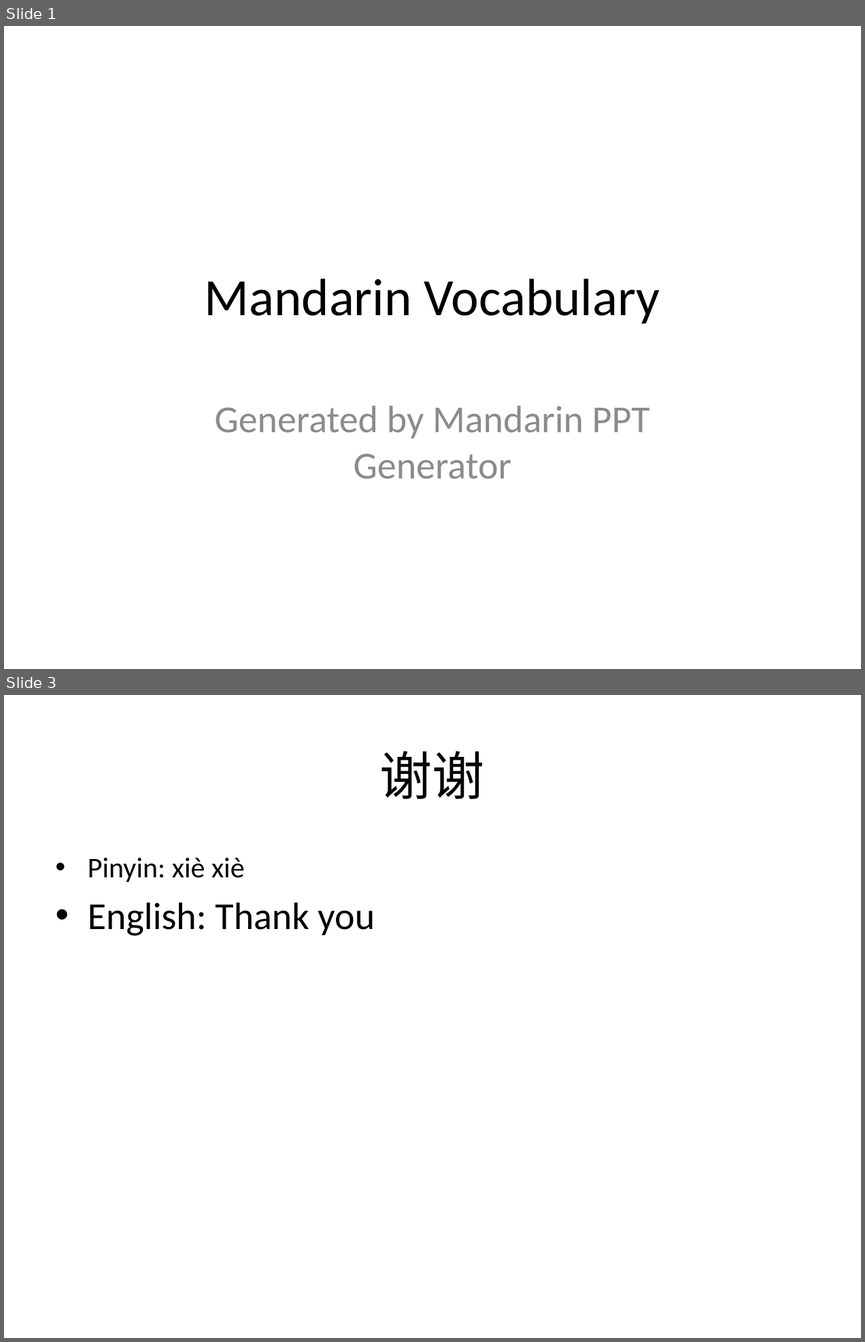
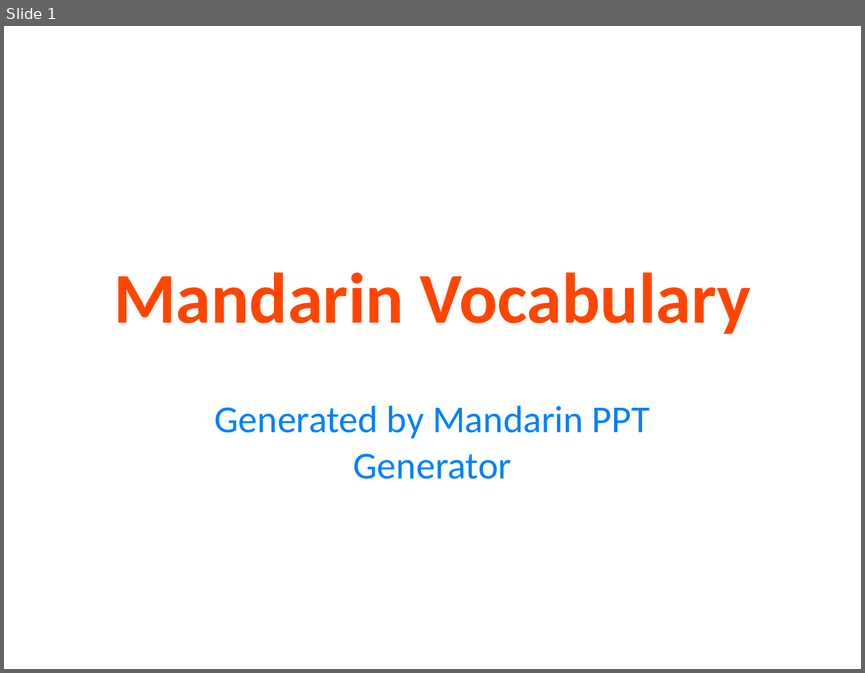
Before and after one commit to t1anzn/Mandarin-PPT-Generator, a slide deck: Mandarin_Vocabulary_PPT.pptx. Shown one above the other, each under a label of ours: slides 1 and 3 before the commit, slide 1 after it; the slides between them are not shown. The pictures are 865x1342 and 865x673 pixels, drawn with LibreOffice and Linux fonts; fonts in the diff are those of the drawing. Boxes give left, top, right and bottom in pixels: in the first picture for what was removed or moved away, otherwise in the second. Text is boxed around its words. In the diff, an @@ line names an element or a change of style, - is before the commit and + after.

```diff
--- a/Mandarin_Vocabulary_PPT.pptx
+++ b/Mandarin_Vocabulary_PPT.pptx
@@ slide 3 removed at [4, 695, 861, 1338], background #FFFFFF @@
@@ title removed at [380, 751, 485, 799] @@
-谢谢
@@ text removed at [88, 858, 375, 936] @@
-• Pinyin: xiè xiè
-• English: Thank you
@@ slide 1 changed as well @@
@@ title "Mandarin Vocabulary" at [113, 272, 751, 334]: size 44 to 60 pt, text colour #000000 to #FF4500, bold on @@
@@ subtitle "Generated by Mandarin PPT Generator" at [215, 405, 650, 479]: text colour #8C8C8C to #0080FF @@
```
Also in this commit, not shown: 15 slides added, 2 other slides removed, 22 other files.
